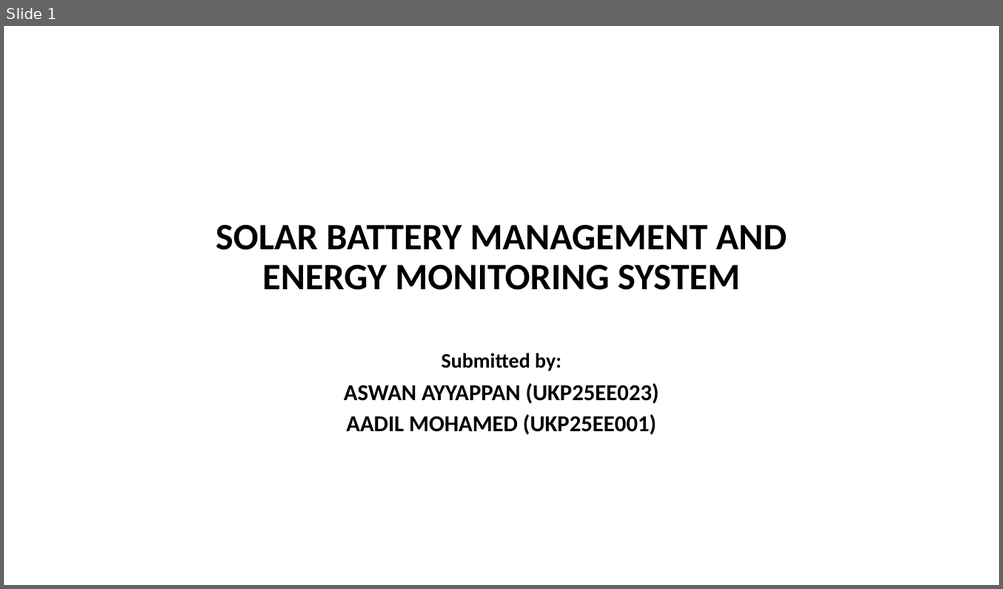
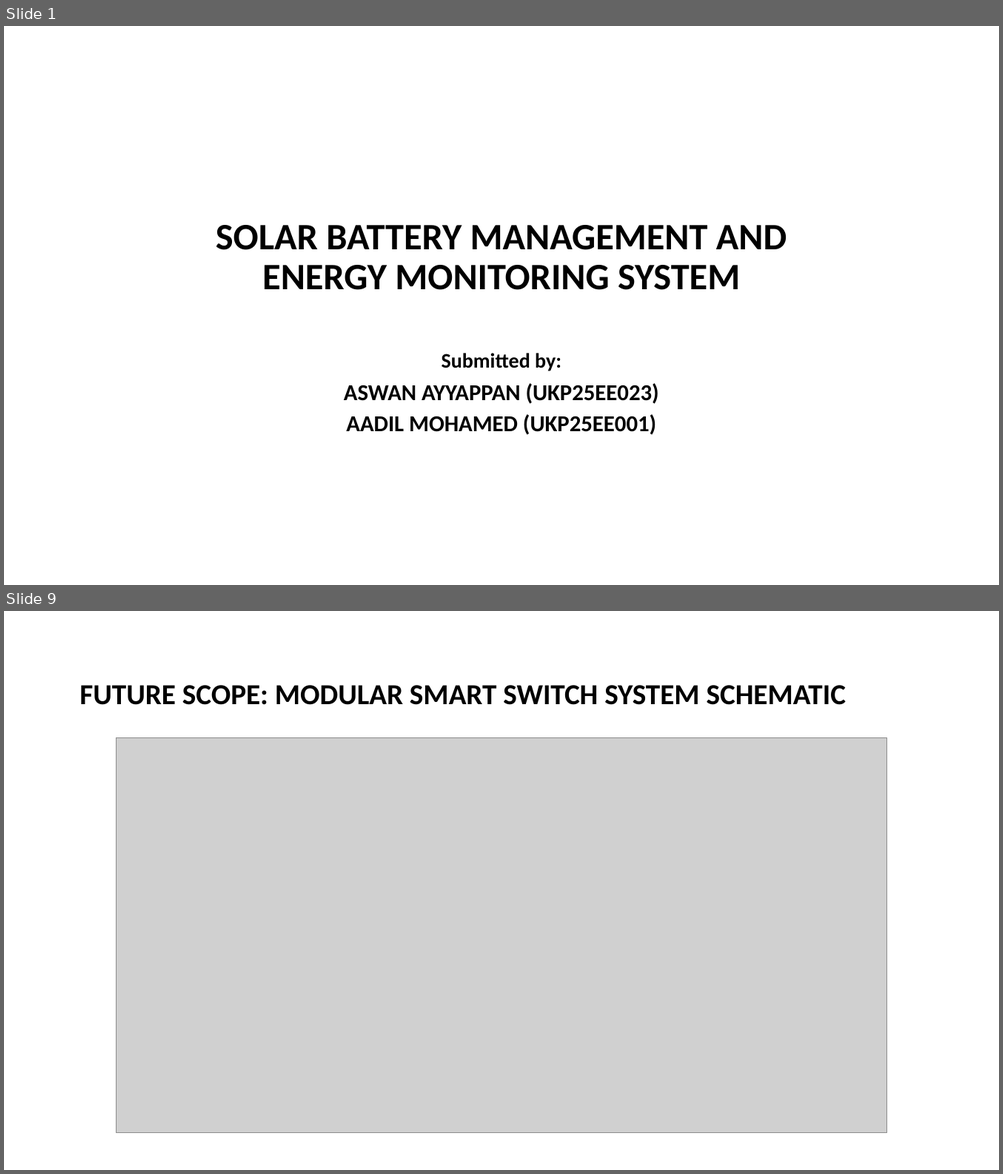
Before and after one commit to aswanayyappan/S3-SKILL-PROJECT, a slide deck: public/S-3_IOT_Presentation.pptx. Shown one above the other, each under a label of ours: slide 1 before the commit, slides 1 and 9 after it; the slides between them are not shown. The pictures are 1003x589 and 1003x1174 pixels, drawn with LibreOffice and Linux fonts; fonts in the diff are those of the drawing; grey boxes stand for pictures. Boxes give left, top, right and bottom in pixels: in the first picture for what was removed or moved away, otherwise in the second. Text is boxed around its words. In the diff, an @@ line names an element or a change of style, - is before the commit and + after.

Commit message:
feat: expand presentation to 10 slides with Future Scope Hybrid AI and Modular Switch System circuit schematic

```diff
--- a/public/S-3_IOT_Presentation.pptx
+++ b/public/S-3_IOT_Presentation.pptx
@@ slide 9 added at <box>4,611,999,1170</box>, background #FFFFFF @@
@@ title added at <box>79,685,845,705</box>, 28 pt, text #000000, bold @@
+FUTURE SCOPE: MODULAR SMART SWITCH SYSTEM SCHEMATIC
@@ picture added at <box>116,738,887,1133</box> @@
```
Also in this commit, not shown: 5 slides changed, 2 other slides added, 1 slide removed, 12 other files.
